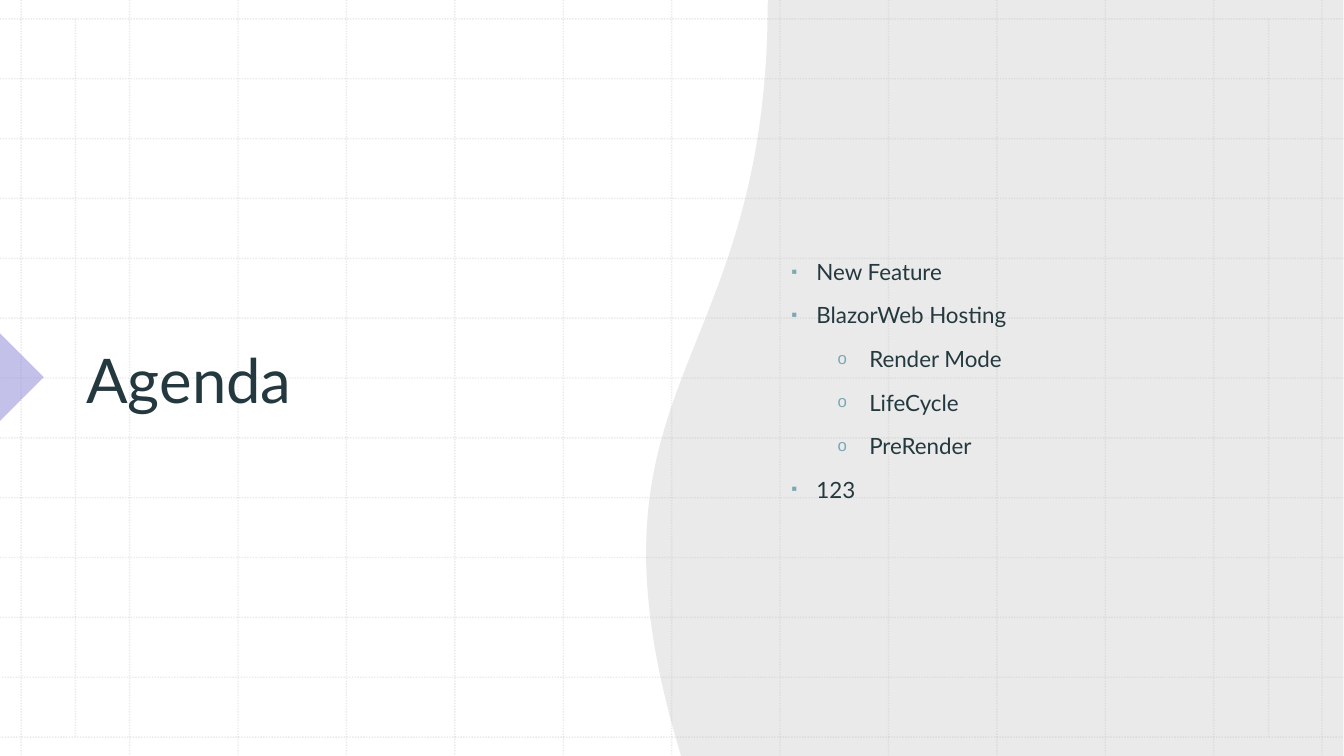
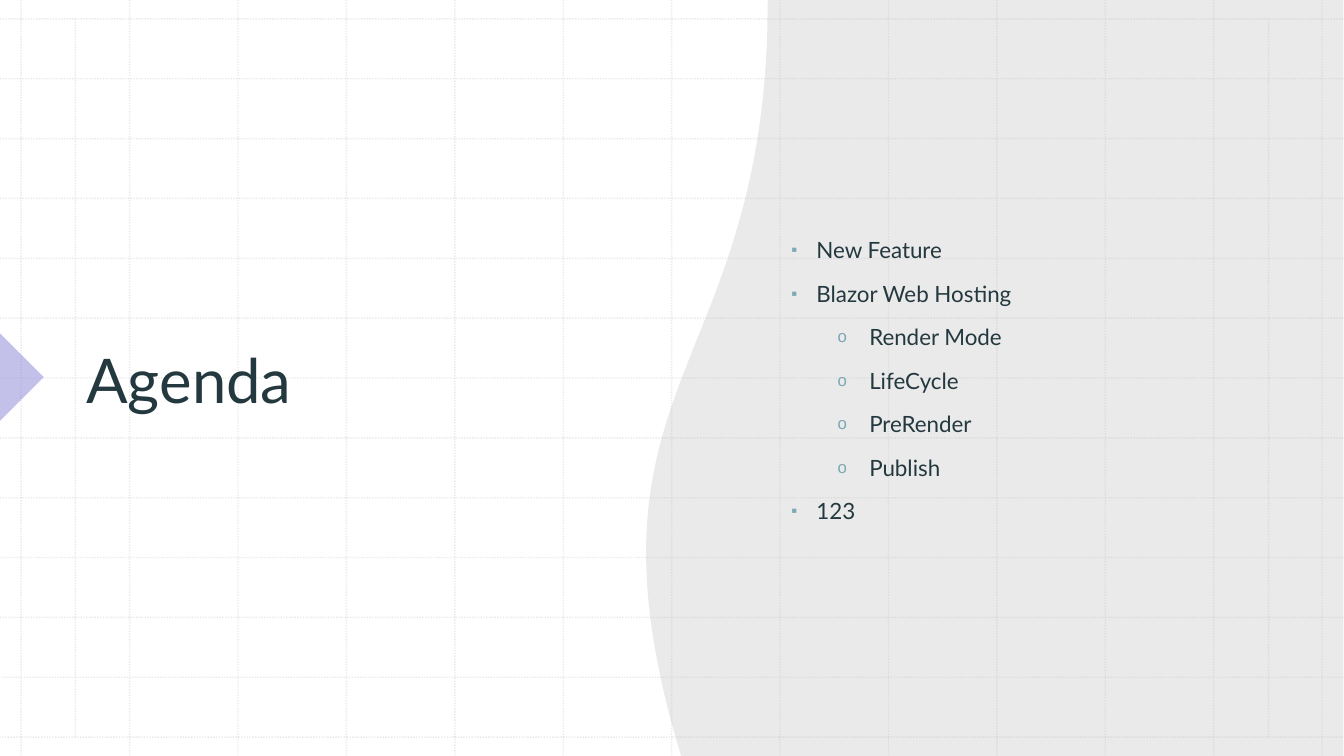
Before and after one commit to xccu/NetCore-Demo, a slide deck: slide 2 of Blazor in .net 8.pptx. Drawn at 1344x756 pixels with LibreOffice and Linux fonts; fonts in the diff are those of the drawing. Boxes give left, top, right and bottom in pixels: in the first picture for what was removed or moved away, otherwise in the second. Text is boxed around its words. In the diff, an @@ line names an element or a change of style, - is before the commit and + after.

```diff
--- a/Blazor in .net 8.pptx
+++ b/Blazor in .net 8.pptx
@@ text at <box>816,285,1011,306</box>: spaces changed @@
-▪ BlazorWeb Hosting
+▪ Blazor Web Hosting
@@ text at <box>869,459,940,476</box>: paragraph added @@
+o Publish
```
Also in this commit, not shown: 2 other slides changed, 4 slides added, 3 other files.
